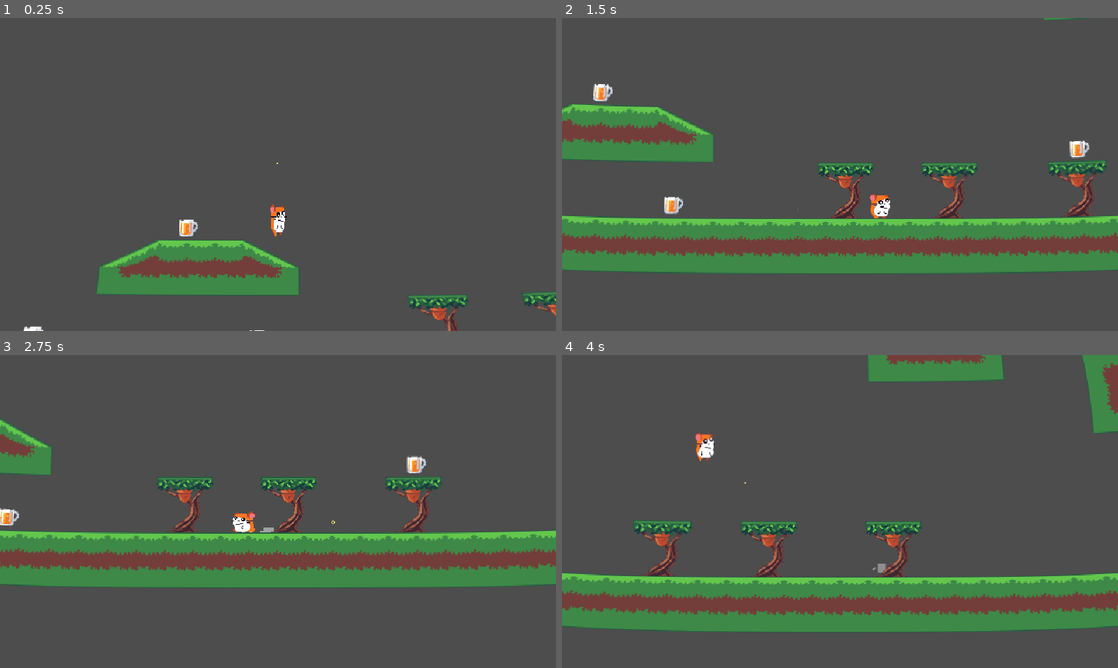
Above: before the commit, frames 1-4 (two rows, left to right).
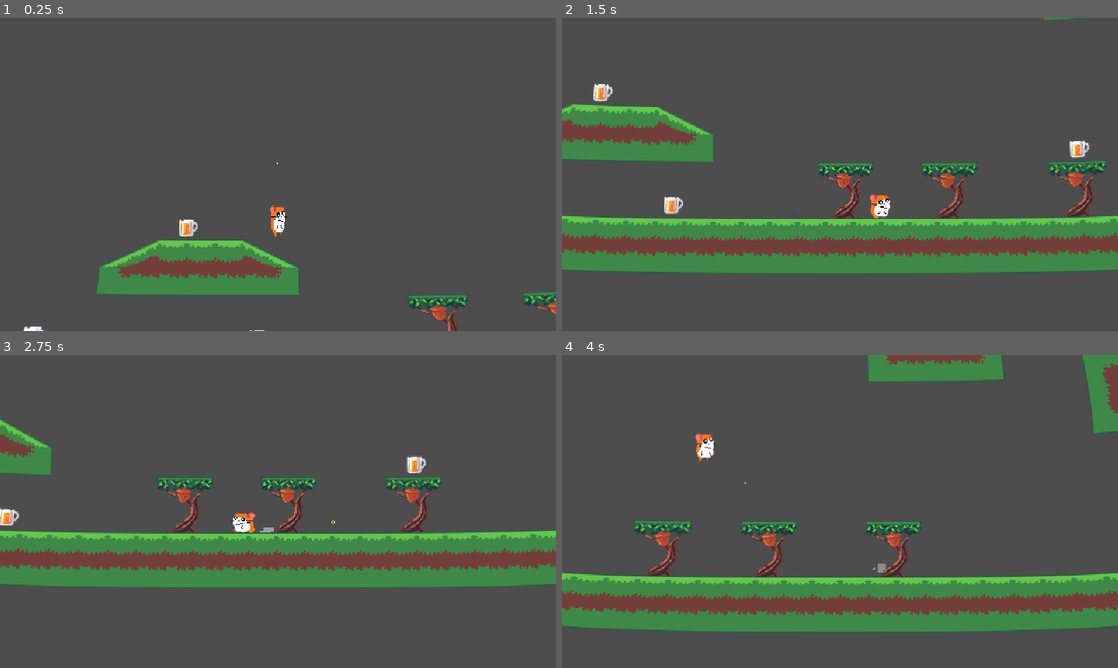
Above: after the commit, the same moments.

Repository: Codex112008/GMTK-2025-Game-Jam
Game: Godot game, scene res://Scenes/Game.tscn
The game is run twice, just before and just after one commit, with the same random seed, the same clock (stepped at 60 frames per second) and the same inputs.
Inputs:
- Up to frame 1 (0.25 s): no input
- Up to frame 2 (1.5 s): hold D (right) from 0.53 s (still down); tap Space (jump) at 0.6, 0.77, 1.07, 1.35 s
- Up to frame 3 (2.75 s): tap Space (jump) at 1.52, 1.82, 2.1 s; release D (right) at 2.03 s; hold A (left) from 2.03 s (still down)
- Up to frame 4 (4 s): release A (left) at 2.78 s; hold D (right) from 2.78 s (still down); tap Space (jump) at 2.85, 3.02, 3.32, 3.6, 3.77 s

The runs differ from the first frame. In frame 1, less than 0.1% of the frame differs, in the area x 77-100%, y 90-97%; in frame 2, 0.2%, in the area x 49-95%, y 48-55%; in frame 3, 0.1%; in frame 4, 0.2%.

Commit message:
cool tree stuff

Diff:
--- a/Scenes/ThrownNut.tscn
+++ b/Scenes/ThrownNut.tscn
@@ -58,6 +58,7 @@
 shape = SubResource("CircleShape2D_hs7na")
 
 [node name="AnimatedSprite2D" type="AnimatedSprite2D" parent="."]
+scale = Vector2(1.5, 1.5)
 sprite_frames = SubResource("SpriteFrames_hc5b4")
 animation = &"destroy"
 
--- a/Scenes/Tree.tscn
+++ b/Scenes/Tree.tscn
@@ -1,21 +1,176 @@
-[gd_scene load_steps=5 format=3 uid="uid://cvd7pmhx8p1pm"]
+[gd_scene load_steps=10 format=3 uid="uid://ixuxl7rgjg2u"]
 
 [ext_resource type="Texture2D" uid="uid://blyjavtgbk1sj" path="res://Sprites/Tree/tree_without.png" id="1_gtca3"]
 [ext_resource type="Script" uid="uid://bv02nq23a15lo" path="res://Scripts/Tree.gd" id="2_itkj8"]
-[ext_resource type="Texture2D" uid="uid://cqjvg4ky1tgvg" path="res://Sprites/Tree/tree_with_acorn.png" id="3_0suky"]
+[ext_resource type="Texture2D" uid="uid://bmiiqcw3hcgfp" path="res://Sprites/Acorn/acorn.png" id="3_0suky"]
 
 [sub_resource type="RectangleShape2D" id="RectangleShape2D_itkj8"]
 size = Vector2(64, 2)
 
-[node name="Tree" type="StaticBody2D" groups=["Tree"]]
+[sub_resource type="Animation" id="Animation_0e63j"]
+resource_name = "swing"
+tracks/0/type = "value"
+tracks/0/imported = false
+tracks/0/enabled = true
+tracks/0/path = NodePath("RotatePoint/Nut:visible")
+tracks/0/interp = 0
+tracks/0/loop_wrap = true
+tracks/0/keys = {
+"times": PackedFloat32Array(0),
+"transitions": PackedFloat32Array(1),
+"update": 1,
+"values": [true]
+}
+tracks/1/type = "value"
+tracks/1/imported = false
+tracks/1/enabled = true
+tracks/1/path = NodePath("RotatePoint:rotation")
+tracks/1/interp = 2
+tracks/1/loop_wrap = true
+tracks/1/keys = {
+"times": PackedFloat32Array(0, 0.5, 1),
+"transitions": PackedFloat32Array(1, 1, 1),
+"update": 0,
+"values": [-0.174533, 0.174533, -0.174533]
+}
+tracks/2/type = "value"
+tracks/2/imported = false
+tracks/2/enabled = true
+tracks/2/path = NodePath("RotatePoint/Nut:scale")
+tracks/2/interp = 1
+tracks/2/loop_wrap = true
+tracks/2/keys = {
+"times": PackedFloat32Array(0),
+"transitions": PackedFloat32Array(1),
+"update": 0,
+"values": [Vector2(1, 1)]
+}
+
+[sub_resource type="Animation" id="Animation_cb0yx"]
+resource_name = "empty"
+tracks/0/type = "value"
+tracks/0/imported = false
+tracks/0/enabled = true
+tracks/0/path = NodePath("RotatePoint/Nut:visible")
+tracks/0/interp = 1
+tracks/0/loop_wrap = true
+tracks/0/keys = {
+"times": PackedFloat32Array(0),
+"transitions": PackedFloat32Array(1),
+"update": 1,
+"values": [false]
+}
+
+[sub_resource type="Animation" id="Animation_rtd5e"]
+length = 0.001
+tracks/0/type = "value"
+tracks/0/imported = false
+tracks/0/enabled = true
+tracks/0/path = NodePath("RotatePoint/Nut:visible")
+tracks/0/interp = 1
+tracks/0/loop_wrap = true
+tracks/0/keys = {
+"times": PackedFloat32Array(0),
+"transitions": PackedFloat32Array(1),
+"update": 1,
+"values": [false]
+}
+tracks/1/type = "value"
+tracks/1/imported = false
+tracks/1/enabled = true
+tracks/1/path = NodePath("RotatePoint:rotation")
+tracks/1/interp = 1
+tracks/1/loop_wrap = true
+tracks/1/keys = {
+"times": PackedFloat32Array(0),
+"transitions": PackedFloat32Array(1),
+"update": 0,
+"values": [-0.174533]
+}
+tracks/2/type = "value"
+tracks/2/imported = false
+tracks/2/enabled = true
+tracks/2/path = NodePath("RotatePoint/Nut:scale")
+tracks/2/interp = 1
+tracks/2/loop_wrap = true
+tracks/2/keys = {
+"times": PackedFloat32Array(0),
+"transitions": PackedFloat32Array(1),
+"update": 0,
+"values": [Vector2(1e-05, 1e-05)]
+}
+
+[sub_resource type="Animation" id="Animation_0suky"]
+resource_name = "grow"
+length = 0.5
+tracks/0/type = "value"
+tracks/0/imported = false
+tracks/0/enabled = true
+tracks/0/path = NodePath("RotatePoint/Nut:visible")
+tracks/0/interp = 1
+tracks/0/loop_wrap = true
+tracks/0/keys = {
+"times": PackedFloat32Array(0),
+"transitions": PackedFloat32Array(1),
+"update": 1,
+"values": [true]
+}
+tracks/1/type = "value"
+tracks/1/imported = false
+tracks/1/enabled = true
+tracks/1/path = NodePath("RotatePoint:rotation")
+tracks/1/interp = 1
+tracks/1/loop_wrap = true
+tracks/1/keys = {
+"times": PackedFloat32Array(0),
+"transitions": PackedFloat32Array(1),
+"update": 0,
+"values": [0.0]
+}
+tracks/2/type = "value"
+tracks/2/imported = false
+tracks/2/enabled = true
+tracks/2/path = NodePath("RotatePoint/Nut:scale")
+tracks/2/interp = 2
+tracks/2/loop_wrap = true
+tracks/2/keys = {
+"times": PackedFloat32Array(0, 0.5),
+"transitions": PackedFloat32Array(1, 1),
+"update": 0,
+"values": [Vector2(1e-05, 1e-05), Vector2(1, 1)]
+}
+
+[sub_resource type="AnimationLibrary" id="AnimationLibrary_1s7xt"]
+_data = {
+&"RESET": SubResource("Animation_rtd5e"),
+&"empty": SubResource("Animation_cb0yx"),
+&"grow": SubResource("Animation_0suky"),
+&"swing": SubResource("Animation_0e63j")
+}
+
+[node name="Tree" type="StaticBody2D" node_paths=PackedStringArray("anim_player") groups=["Tree"]]
 script = ExtResource("2_itkj8")
-nutSprite = ExtResource("3_0suky")
-noNutSprite = ExtResource("1_gtca3")
+anim_player = NodePath("AnimationPlayer")
 
-[node name="Sprite2D" type="Sprite2D" parent="."]
+[node name="Tree" type="Sprite2D" parent="."]
+texture = ExtResource("1_gtca3")
+
+[node name="RotatePoint" type="Node2D" parent="."]
+position = Vector2(0, -22)
+rotation = -0.174533
+
+[node name="Nut" type="Sprite2D" parent="RotatePoint"]
+visible = false
+position = Vector2(0, 11)
+scale = Vector2(1e-05, 1e-05)
 texture = ExtResource("3_0suky")
 
 [node name="CollisionShape2D" type="CollisionShape2D" parent="."]
 position = Vector2(0, -30)
 shape = SubResource("RectangleShape2D_itkj8")
 one_way_collision = true
+
+[node name="AnimationPlayer" type="AnimationPlayer" parent="."]
+libraries = {
+&"": SubResource("AnimationLibrary_1s7xt")
+}
--- a/Scripts/PlayerController.gd
+++ b/Scripts/PlayerController.gd
@@ -168,7 +168,7 @@
 	# velocity.y = -jump_strength
 
 func remove_oldest_nut():
-	nutted_trees[0].has_nut = true
+	nutted_trees[0].grow()
 	nutted_trees.remove_at(0)
 	nut_count -= 1
 
--- a/Scripts/Tree.gd
+++ b/Scripts/Tree.gd
@@ -1,21 +1,18 @@
 extends StaticBody2D
 class_name TreeNode
 
-@export_group("Temp vars until animation stuff")
-@export var nutSprite : Texture2D
-@export var noNutSprite : Texture2D
-
 var has_nut : bool = true
 
-# Called when the node enters the scene tree for the first time.
-func _ready():
-	pass # Replace with function body.
+@export var anim_player : AnimationPlayer
 
-
-# Called every frame. 'delta' is the elapsed time since the previous frame.
 func _process(delta):
 	# Omega band aid tb changed
-	if (has_nut):
-		get_child(0).texture = nutSprite
-	else:
-		get_child(0).texture = noNutSprite
+	if !anim_player.current_animation == "grow":
+		if (has_nut):
+			anim_player.play("swing")
+		else:
+			anim_player.play("empty")
+
+func grow():
+	has_nut = true
+	anim_player.play("grow")
Not shown: 1 places in Scenes/Game.tscn that only renumber resources
Binary file changed: Sprites/Player/Walk/hamster_walk1.png
Binary file changed: Sprites/Player/Walk/hamster_walk2.png
Binary file changed: Sprites/Player/Walk/hamster_walk3.png
